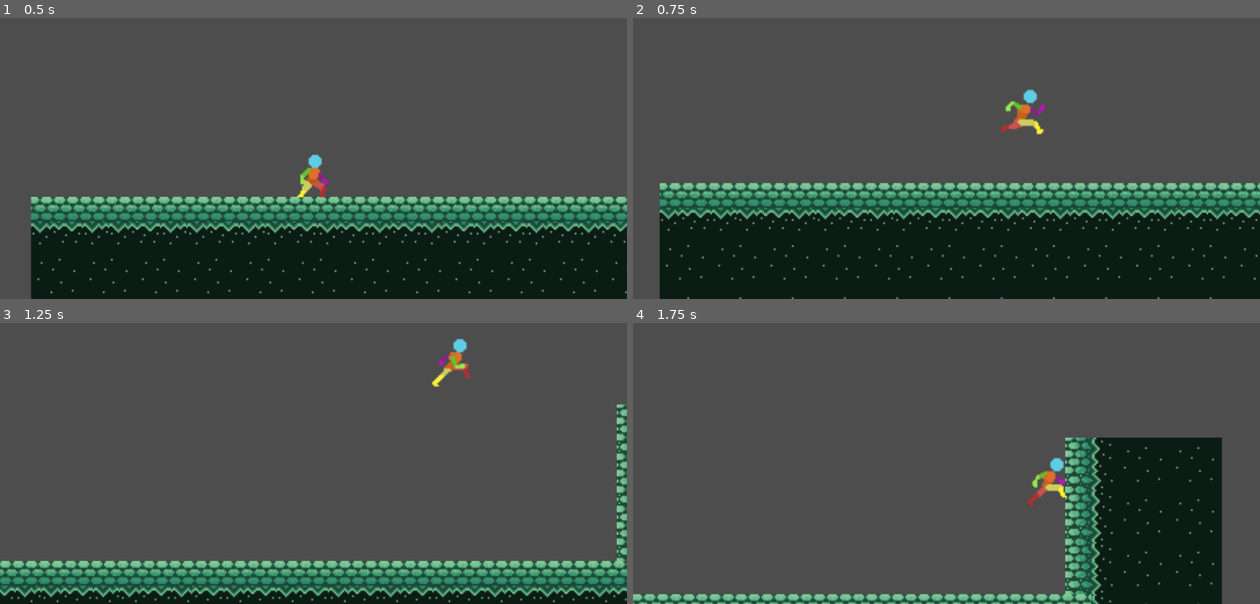
Above: before the commit, frames 1-4 (two rows, left to right).
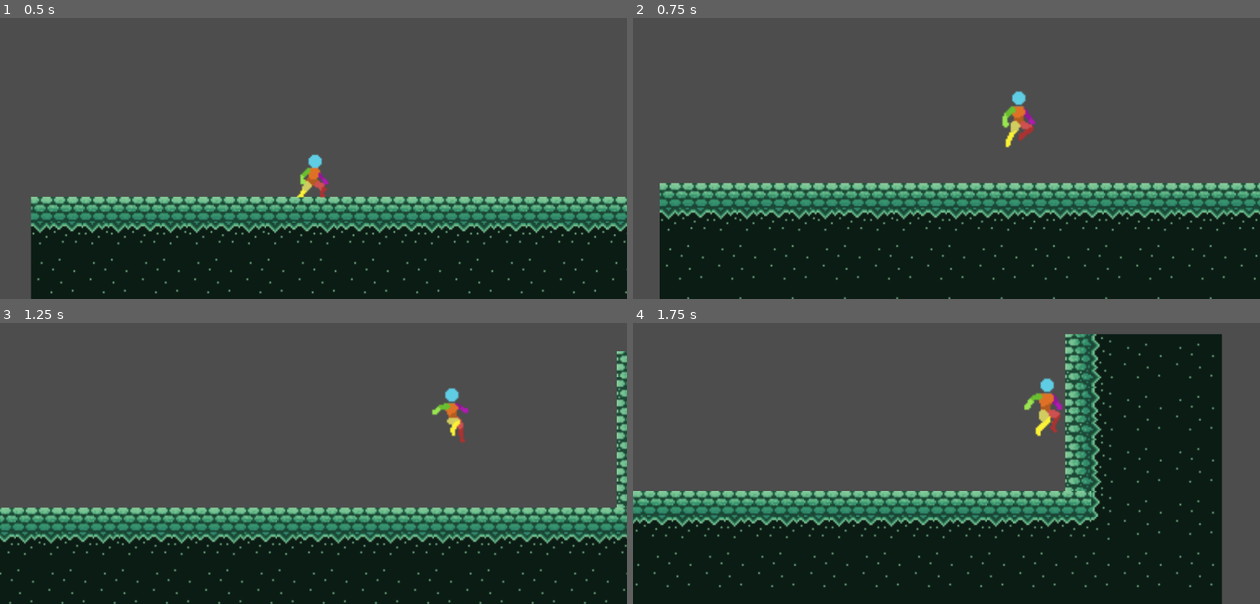
Above: after the commit, the same moments.

Repository: DeanLemans/2d-platformer-godot
Game: Godot game, scene res://Levels/test_level.tscn
Two runs of this game, one before a commit and one after it. Both use one fixed random seed, a clock stepped at 60 frames per second and the inputs below.
Inputs:
- Up to frame 1 (0.5 s): no input
- Up to frame 2 (0.75 s): hold D (right) from 0.53 s (still down); tap Space (jump) at 0.6 s
- Up to frame 3 (1.25 s): keep holding D (right); tap Space (jump) at 0.77, 1.07 s
- Up to frame 4 (1.75 s): keep holding D (right); tap Space (jump) at 1.35, 1.52 s

Frame 1 is identical in both runs. In frame 2, 0.8% of the frame differs, in the area x 58-66%, y 25-47%; in frame 3, 32%; in frame 4, 40%, in the area x 0-94%, y 3-100%.

Commit message:
animation improment

Diff:
--- a/Character/player.gd
+++ b/Character/player.gd
@@ -24,10 +24,10 @@
 	if Input.is_action_just_pressed("jump"):
 		if is_on_floor():
 			#normal jump from floor
-			velocity.y = jump_velocity
+			jump()
 		elif not has_double_jumped:
 			#double jump in air
-			velocity.y += double_jump_velocity
+			velocity.y = double_jump_velocity
 			has_double_jumped = true
 
 	# Get the input direction and handle the movement/deceleration.
@@ -41,6 +41,7 @@
 
 	move_and_slide()
 	update_animation()
+	update_facing_direction()
 
 func update_animation():
 	if not animation_locked:
@@ -48,3 +49,14 @@
 			animated_sprite.play("run")
 		else:
 			animated_sprite.play("idle")
+
+func update_facing_direction():
+	if direction.x > 0:
+		animated_sprite.flip_h = false
+	elif direction.x < 0:
+		animated_sprite.flip_h = true
+
+func jump():
+	velocity.y = jump_velocity
+	animated_sprite.play("jump_start")
+	animation_locked = true
--- a/Character/player.tscn
+++ b/Character/player.tscn
@@ -239,7 +239,7 @@
 "duration": 1.0,
 "texture": SubResource("AtlasTexture_7byrd")
 }],
-"loop": true,
+"loop": false,
 "name": &"jump_end",
 "speed": 7.0
 }, {
@@ -253,7 +253,7 @@
 "duration": 1.0,
 "texture": SubResource("AtlasTexture_xbd35")
 }],
-"loop": true,
+"loop": false,
 "name": &"jump_start",
 "speed": 7.0
 }, {
@@ -296,7 +296,7 @@
 [node name="AnimatedSprite2D" type="AnimatedSprite2D" parent="."]
 position = Vector2(-24, -23.5)
 sprite_frames = SubResource("SpriteFrames_trm4p")
-animation = &"idle"
+animation = &"jump_end"
 centered = false
 
 [node name="CollisionShape2D" type="CollisionShape2D" parent="."]
